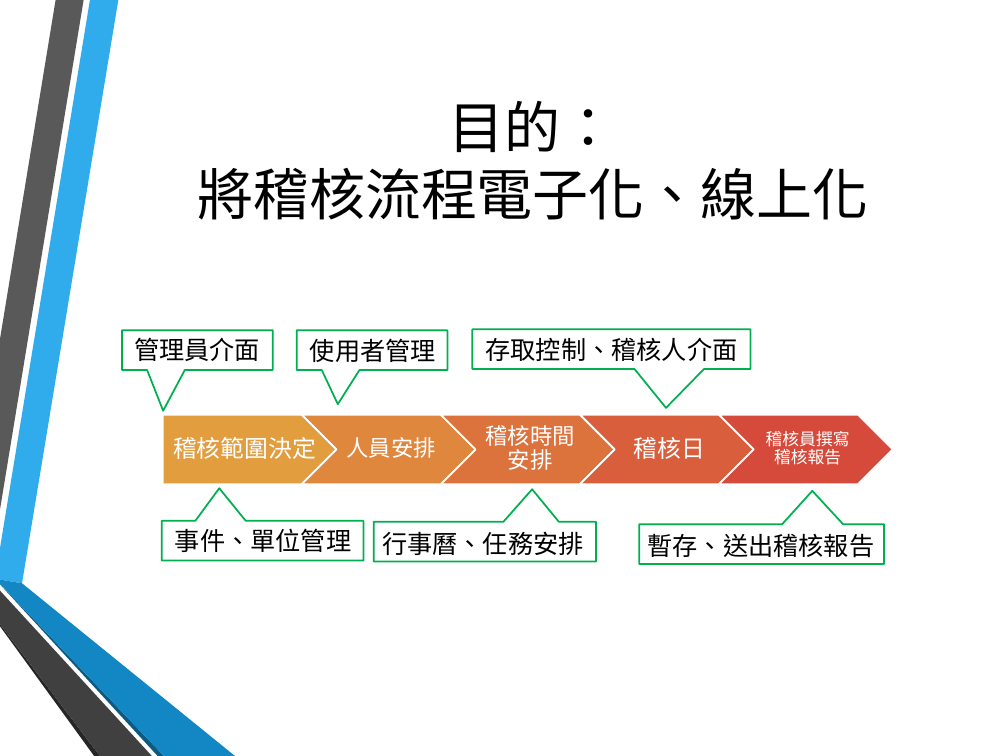
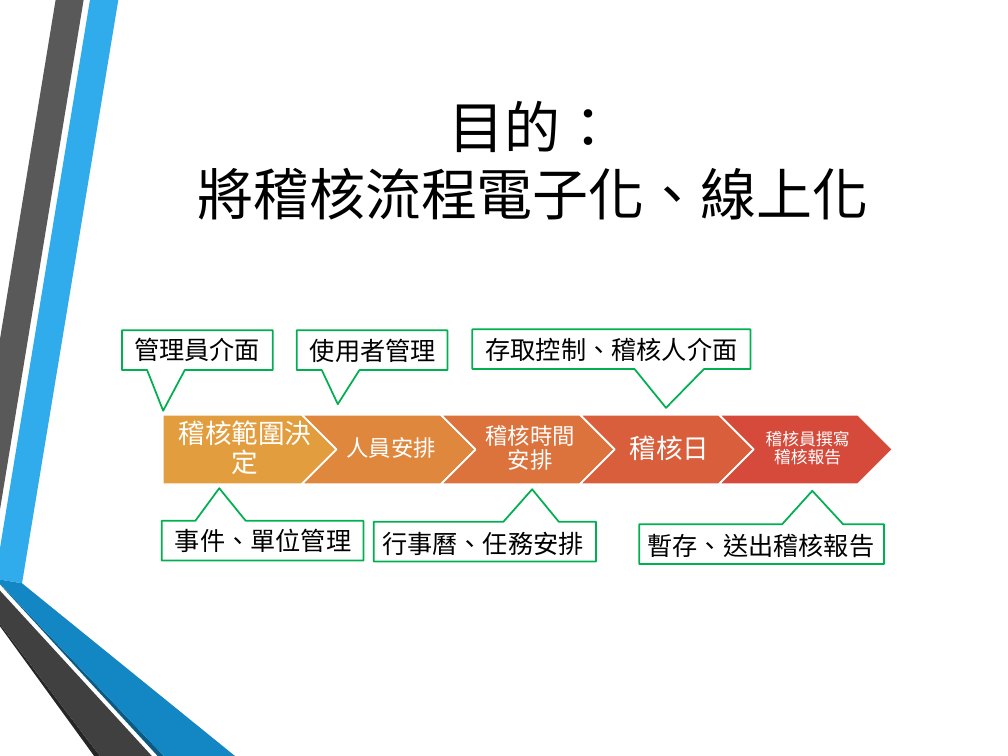
Before and after one commit to hsinewu/pia, a slide deck: slide 4 of Contest/FinalPresentation.pptx. Drawn at 1008x756 pixels with LibreOffice and Linux fonts; fonts in the diff are those of the drawing; background and template pictures are left out. Boxes give left, top, right and bottom in pixels: in the first picture for what was removed or moved away, otherwise in the second. Text is boxed around its words. In the diff, an @@ line names an element or a change of style, - is before the commit and + after.

```diff
--- a/Contest/FinalPresentation.pptx
+++ b/Contest/FinalPresentation.pptx
@@ text "稽核範圍決定" at box(179, 416, 312, 474): size 17 to 19 pt @@
@@ text "稽核日" at box(630, 435, 710, 460): size 17 to 19 pt @@
```
Also in this commit, not shown: 3 other slides changed, 12 slides removed.
